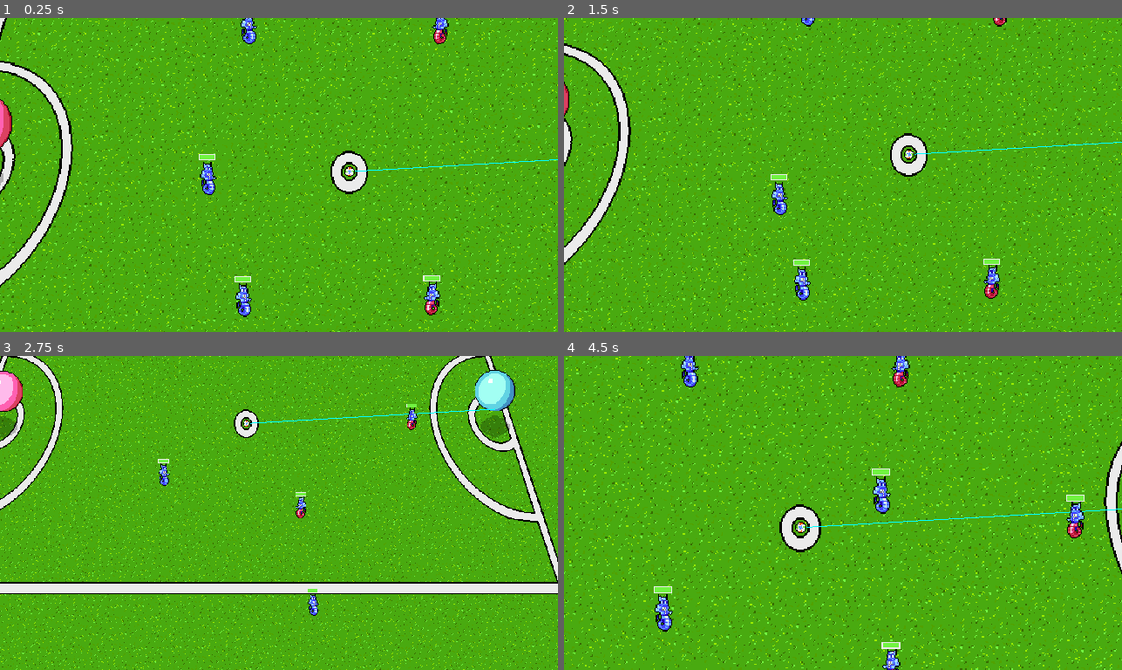
Above: before the commit, frames 1-4 (two rows, left to right).
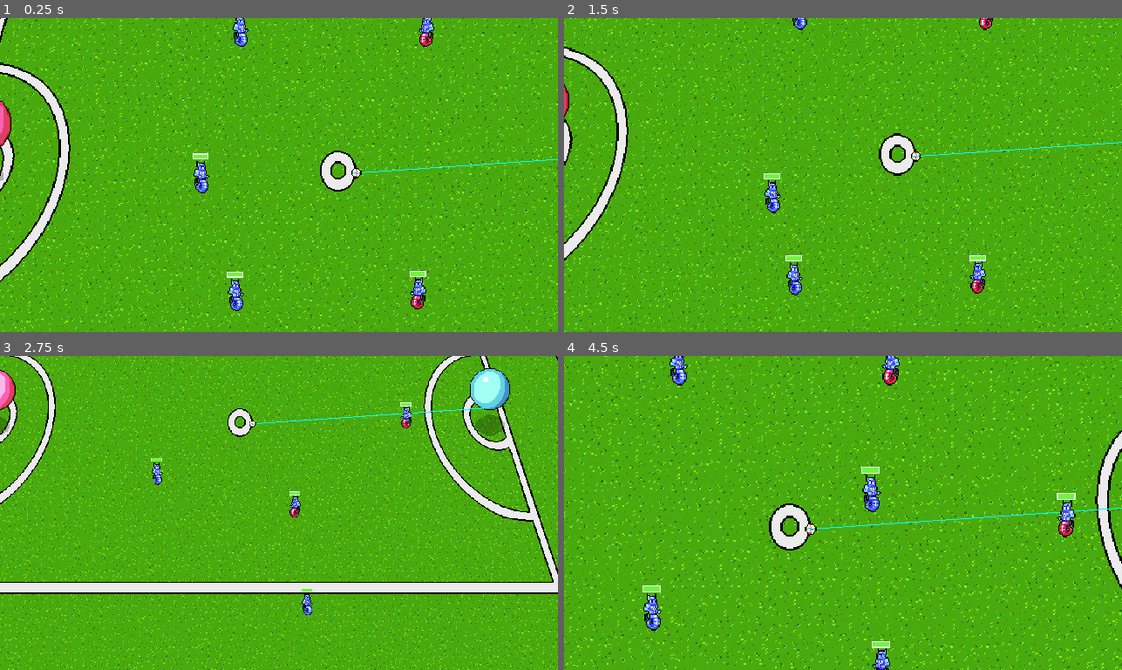
Above: after the commit, the same moments.

Repository: gamkedo-la/Elementaball
Game: Godot game, scene res://Node2D.tscn
Same seed, same stepped clock (60 frames per second), same inputs: the game is played once before the commit and once after it.
Inputs:
- Up to frame 1 (0.25 s): no input
- Up to frame 2 (1.5 s): hold Right (ui_right) 0.53-1.28 s; hold Down (ui_down) from 1.28 s (still down)
- Up to frame 3 (2.75 s): release Down (ui_down) at 2.03 s; hold Right (ui_right) from 2.03 s (still down)
- Up to frame 4 (4.5 s): release Right (ui_right) at 2.78 s; hold Up (ui_up) 2.78-3.53 s; hold Left (ui_left) from 3.53 s (still down)

The runs differ from the first frame. In frame 1, 15% of the frame differs, in the area x 0-100%, y 0-100%; in frame 2, 15%; in frame 3, 18%; in frame 4, 16%.

Commit message:
Tweaks to blue run animation

Diff:
--- a/Players/Enemy.tscn
+++ b/Players/Enemy.tscn
@@ -50,8 +50,8 @@
 animation = "Blue Enemy Idle"
 
 [node name="EnemyCollider" type="CollisionShape2D" parent="."]
-position = Vector2( -0.161148, 0.0360641 )
-rotation = 0.0211139
+position = Vector2( -7.91602, 0.695878 )
+rotation = 0.0222567
 shape = SubResource( 1 )
 
 [node name="Position2D" type="Position2D" parent="."]
Binary file changed: Art/Sprites/blue_enemy_run/blue_enemy_run1.png
Binary file changed: Art/Sprites/blue_enemy_run/blue_enemy_run2.png
Binary file changed: Art/Sprites/blue_enemy_run/blue_enemy_run3.png
